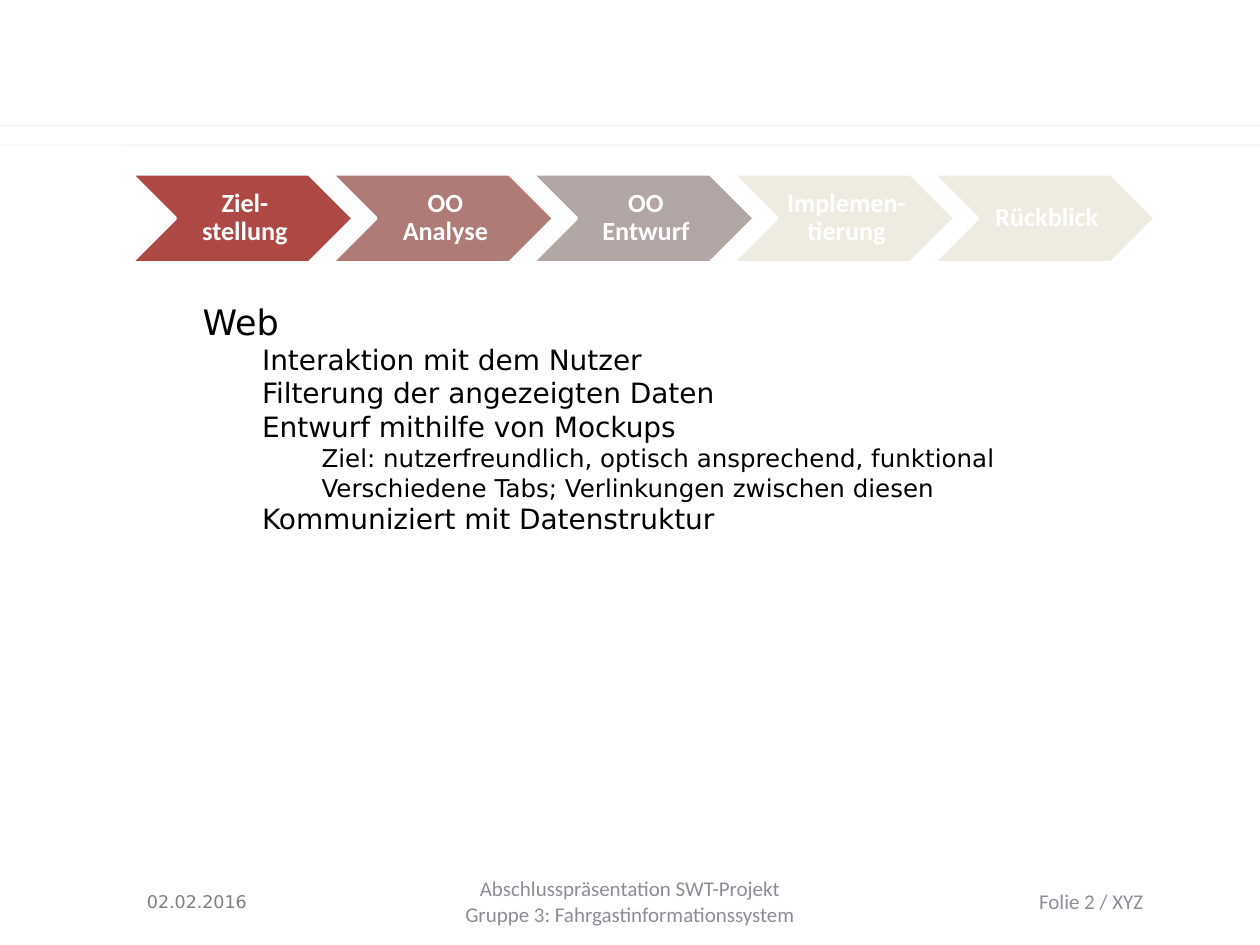
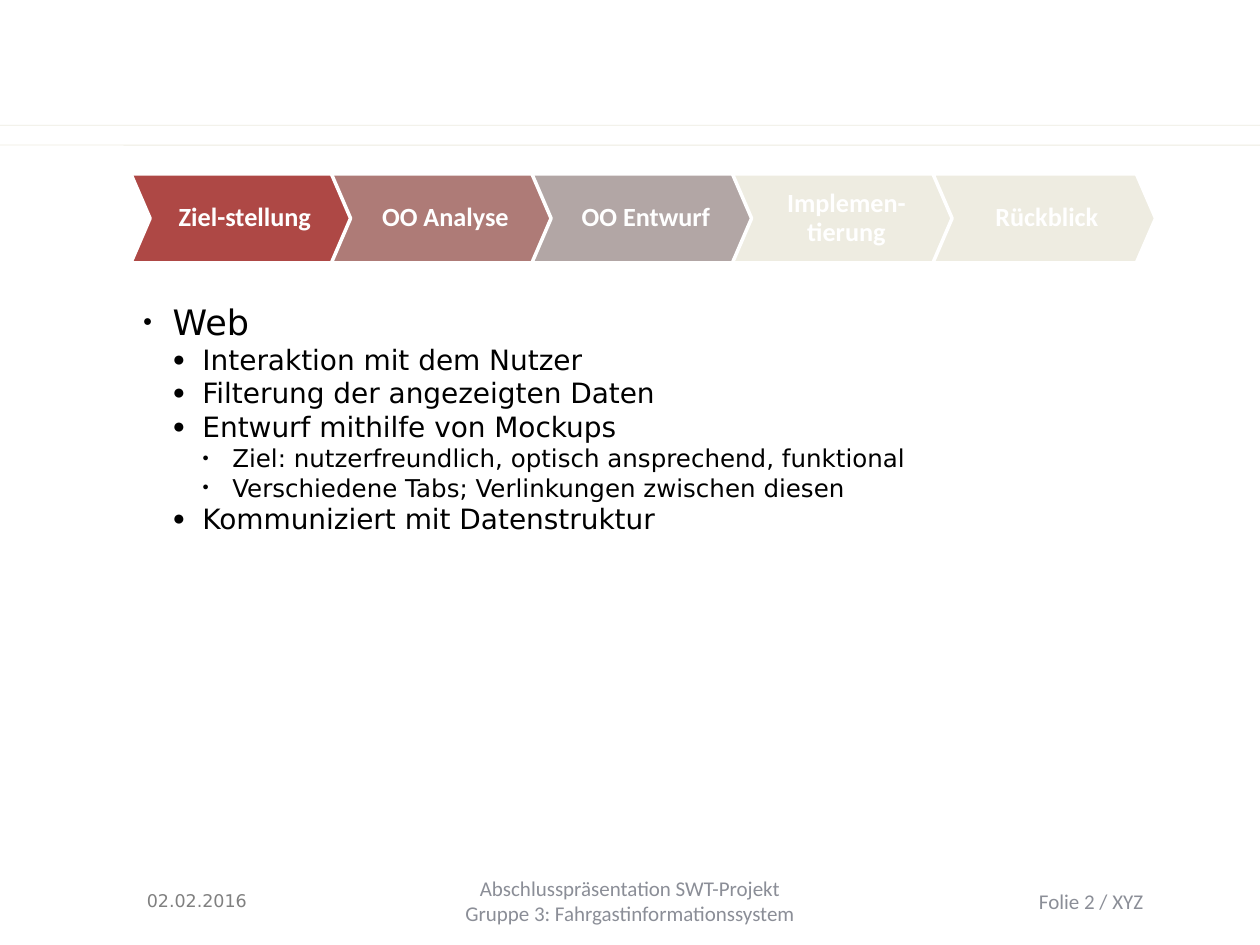
Before and after one commit to Juu98/fahrgastinformationssystem, a slide deck: slide 2 of organisation/Endpräsentation/entwurf_impl.pptx. Drawn at 1260x945 pixels with LibreOffice and Linux fonts; fonts in the diff are those of the drawing; background and template pictures are left out. Boxes give left, top, right and bottom in pixels: in the first picture for what was removed or moved away, otherwise in the second. Text is boxed around its words. In the diff, an @@ line names an element or a change of style, - is before the commit and + after.

```diff
--- a/organisation/Endpräsentation/entwurf_impl.pptx
+++ b/organisation/Endpräsentation/entwurf_impl.pptx
@@ proportions changed in 5 elements at [131, 174, 354, 263], [331, 174, 554, 263], [532, 174, 755, 263], [732, 174, 955, 263], [932, 174, 1155, 263] @@
@@ text "Web" at [173, 308, 905, 530]: indent changed; bullet 📫 to ● @@
```
Also in this commit, not shown: 8 other slides changed, 2 slides added.
